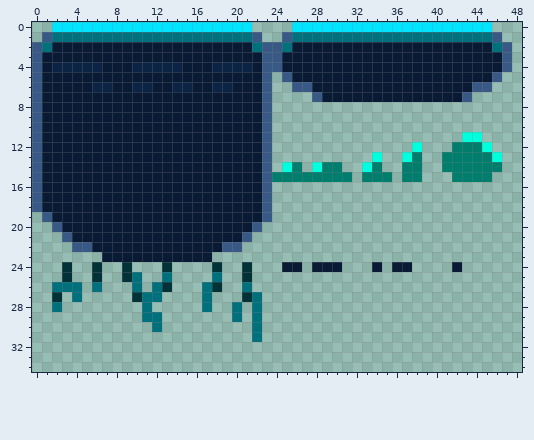
Two versions of one pixel-art file, external/TileSet.aseprite. Above is the file before it was changed.
512x512 pixels, 1 frame. Shown: x 0..48, y 0..34.
After:
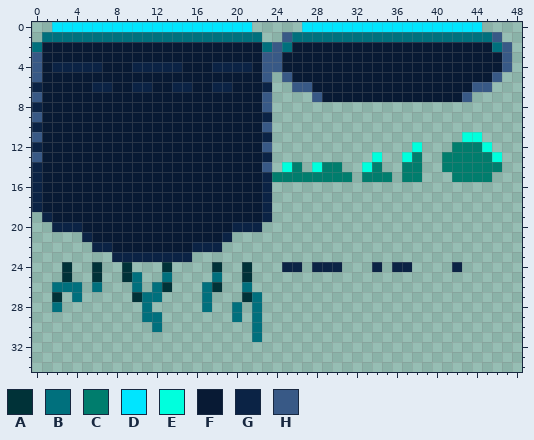
Palette (. is transparent): A #003238  B #00707d  C #007d6d  D #00e5ff  E #00ffdd  F #081a34  G #0b2345  H #385986
The edit:
Layer "Base":
Colour H gives way to colour B in row 1 at x 1 and 22; in row 2 at x 0 and 23.
Colour B gives way to colour F in row 2 at x 1 and 22.
Colour F gives way to colour G in row 20 at x 3 to 4 and 20 to 21; in row 21 at x 5 and 19; in row 22 at x 6 to 7 and 16 to 18; in row 23 at x 8 to 15; in row 24 at x 25 to 26, 28 to 30, 34, 36 to 37 and 42.
Colour H gives way to colour G in row 6 at x 0 and 23; in row 8 at x 0; in row 9 at x 23; in row 10 at x 0; in row 11 at x 23; in row 12 at x 0.
Colour H gives way to colour G in row 13 at x 23; in row 14 at x 0; in rows 15 to 18 at x 0 and 23; in row 19 at x 1 and 23; in row 20 at x 2 and 22.
The author cleared colour D in row 0 at x 26 and 45.
The author cleared colour F in row 21 at x 4 and 20; in row 23 at x 7 and 16 to 17.
The author cleared colour H in row 21 at x 3 and 21; in row 22 at x 4 to 5 and 19 to 20.
Changed places in both pictures, as pixel boxes (x1, y1, x2, y2):
changed: (252, 22, 302, 52)
erased: (482, 22, 492, 32)
changed: (32, 32, 52, 52)
changed: (32, 82, 412, 272)
changed: (452, 262, 462, 272)
